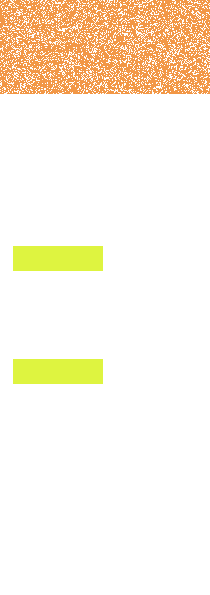
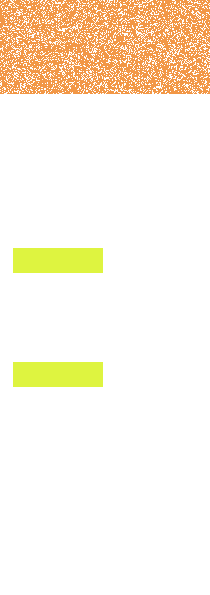
Before/after of a 210×595 layered artwork. What changed in the layer stack:
painted on "엉덩이" over bbox(13, 359, 103, 387)
painted on "윗배" over bbox(13, 246, 103, 273)
showed "오프라인-여자" over bbox(13, 246, 103, 387)
